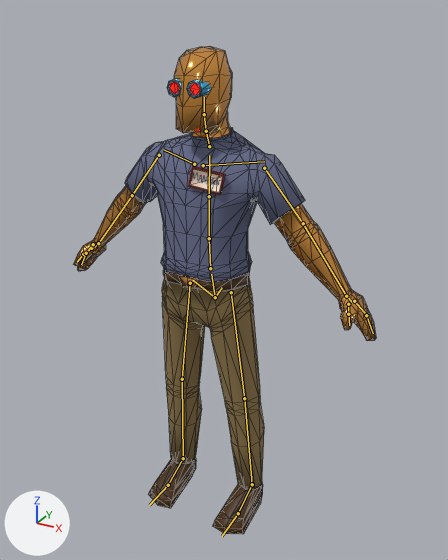
An edit to the glTF model NPC/Manager/Assets/NPC_Manager.glb, drawn before and after from the same camera.
One viewpoint serves both versions: a 50 mm lens placed at (1.95, -3.35, 3.53), pointed at (0.16, -0.1, 1.9). Every picture has the same lights, and +X, +Y and +Z are marked at lower left. The bones that bend it are drawn over the model as lines. Mesh edges are drawn as thin lines.

Names of what the first picture shows: 'Human_Male_Template'.
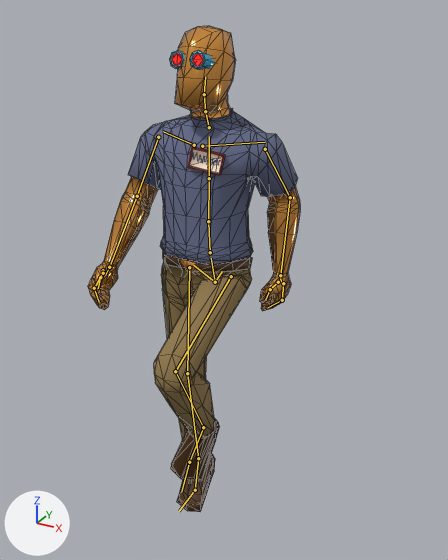
The newer file adds an action. The first version stands in its rest pose; the second is drawn at frame 15 of the action 'Character_Walk'.

The change in detail:
Bone 'spine' (bone_spine) moves from (0.0, 0.0, 0.0) to (0.0, 0.113, -0.029).
Bone 'spine.006' (bone_spine_006) turns from (0, 0, 0) to (-12, 0, 0) degrees about its own x, y and z.
Bone 'upper_arm.L' (bone_upper_arm_l) turns from (0, 0, 0) to (-29, 8, -26) degrees about its own x, y and z.
Bone 'forearm.L' (bone_forearm_l) turns from (0, 0, 0) to (36, -1, -10) degrees about its own x, y and z.
Bone 'hand.L' (bone_hand_l) turns from (0, 0, 0) to (12, -2, 0) degrees about its own x, y and z.
Bone 'thumb.01.L' (bone_thumb_01_l) turns from (0, 0, 0) to (21, 18, 27) degrees about its own x, y and z.
Bone 'thumb.02.L' (bone_thumb_02_l) turns from (0, 0, 0) to (15, -16, -4) degrees about its own x, y and z.
Bone 'palm.02.L' (bone_palm_02_l) turns from (0, 0, 0) to (7, -1, -13) degrees about its own x, y and z.
Bone 'f_middle.01.L' (bone_f_middle_01_l) moves from (0.0, 0.0, 0.0) to (0.001, 0.002, -0.002).
Bone 'f_middle.01.L' (bone_f_middle_01_l) turns from (0, 0, 0) to (35, -14, -5) degrees about its own x, y and z.
Bone 'upper_arm.R' (bone_upper_arm_r) turns from (0, 0, 0) to (22, 4, 29) degrees about its own x, y and z.
Bone 'forearm.R' (bone_forearm_r) turns from (0, 0, 0) to (15, -4, 11) degrees about its own x, y and z.
Bone 'thumb.01.R' (bone_thumb_01_r) turns from (0, 0, 0) to (21, -18, -27) degrees about its own x, y and z.
Bone 'thumb.02.R' (bone_thumb_02_r) turns from (0, 0, 0) to (15, 16, 4) degrees about its own x, y and z.
Bone 'palm.02.R' (bone_palm_02_r) turns from (0, 0, 0) to (5, 4, -21) degrees about its own x, y and z.
Bone 'f_middle.01.R' (bone_f_middle_01_r) moves from (0.0, 0.0, 0.0) to (-0.001, 0.002, -0.002).
Bone 'f_middle.01.R' (bone_f_middle_01_r) turns from (0, 0, 0) to (30, 17, 19) degrees about its own x, y and z.
Bone 'thigh.L' (bone_thigh_l) turns from (0, 0, 0) to (-72, -6, 15) degrees about its own x, y and z.
Bone 'shin.L' (bone_shin_l) turns from (0, 0, 0) to (99, 3, 4) degrees about its own x, y and z.
Bone 'foot.L' (bone_foot_l) turns from (0, 0, 0) to (7, 0, 0) degrees about its own x, y and z.
Bone 'toe.L' (bone_toe_l) turns from (0, 0, 0) to (-44, 0, 0) degrees about its own x, y and z.
Bone 'thigh.R' (bone_thigh_r) turns from (0, 0, 0) to (-5, 0, -6) degrees about its own x, y and z.
Bone 'shin.R' (bone_shin_r) turns from (0, 0, 0) to (6, 0, 0) degrees about its own x, y and z.
Bone 'foot.R' (bone_foot_r) turns from (0, 0, 0) to (42, 0, 0) degrees about its own x, y and z.
Bone 'toe.R' (bone_toe_r) turns from (0, 0, 0) to (42, 0, 3) degrees about its own x, y and z.

Location of each change, (x1, y1, x2, y2) in pixels of the pictures (448 x 560 px):
'Human_Male_Template', posed (30% narrower)
    before: (74, 46, 376, 534)
    after: (88, 26, 300, 512)
bone 'spine', root to tip
    before: (215, 297) to (211, 274)
    after: (215, 282) to (211, 258)
bone 'spine.006', root to tip
    before: (204, 114) to (204, 97)
    after: (204, 94) to (205, 76)
bone 'upper_arm.L', root to tip
    before: (264, 168) to (303, 223)
    after: (265, 149) to (290, 197)
bone 'forearm.L', root to tip
    before: (303, 223) to (346, 296)
    after: (290, 197) to (280, 275)
bone 'hand.L', root to tip
    before: (346, 296) to (353, 303)
    after: (280, 275) to (281, 284)
bone 'thumb.01.L', root to tip
    before: (348, 304) to (348, 314)
    after: (278, 282) to (270, 289)
bone 'thumb.02.L', root to tip
    before: (348, 314) to (349, 325)
    after: (270, 289) to (265, 300)
bone 'palm.02.L', root to tip
    before: (354, 301) to (367, 315)
    after: (283, 283) to (282, 300)
bone 'f_middle.01.L', root to tip
    before: (366, 315) to (373, 333)
    after: (282, 300) to (268, 307)
bone 'upper_arm.R', root to tip
    before: (159, 155) to (132, 195)
    after: (158, 137) to (137, 196)
bone 'forearm.R', root to tip
    before: (132, 195) to (98, 243)
    after: (137, 196) to (109, 267)
bone 'thumb.01.R', root to tip
    before: (91, 248) to (83, 254)
    after: (103, 270) to (100, 277)
bone 'thumb.02.R', root to tip
    before: (83, 254) to (77, 262)
    after: (100, 277) to (98, 288)
bone 'palm.02.R', root to tip
    before: (93, 244) to (86, 253)
    after: (103, 273) to (94, 287)
bone 'f_middle.01.R', root to tip
    before: (86, 253) to (81, 264)
    after: (94, 288) to (99, 302)
bone 'thigh.L', root to tip
    before: (231, 292) to (244, 398)
    after: (231, 276) to (175, 371)
bone 'shin.L', root to tip
    before: (244, 398) to (252, 484)
    after: (175, 371) to (203, 427)
bone 'foot.L', root to tip
    before: (252, 484) to (238, 513)
    after: (203, 427) to (189, 462)
bone 'toe.L', root to tip
    before: (238, 513) to (222, 536)
    after: (189, 462) to (181, 492)
bone 'thigh.R', root to tip
    before: (190, 283) to (182, 379)
    after: (189, 267) to (187, 373)
bone 'shin.R', root to tip
    before: (182, 379) to (183, 458)
    after: (187, 373) to (198, 458)
bone 'foot.R', root to tip
    before: (183, 458) to (168, 485)
    after: (198, 458) to (195, 490)
bone 'toe.R', root to tip
    before: (168, 485) to (149, 505)
    after: (195, 490) to (179, 511)
